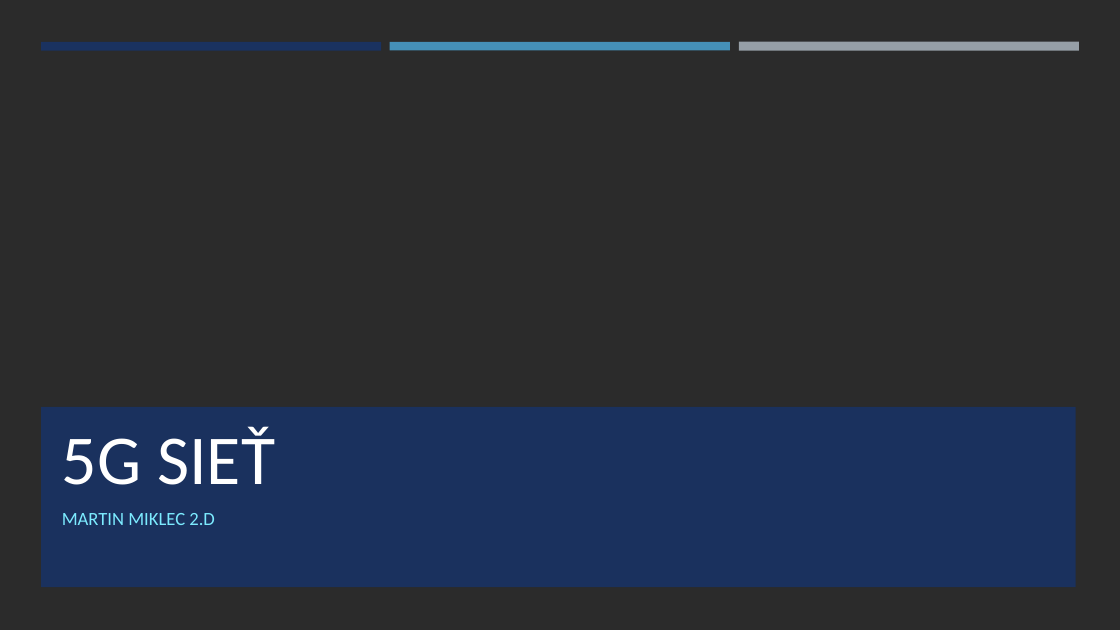
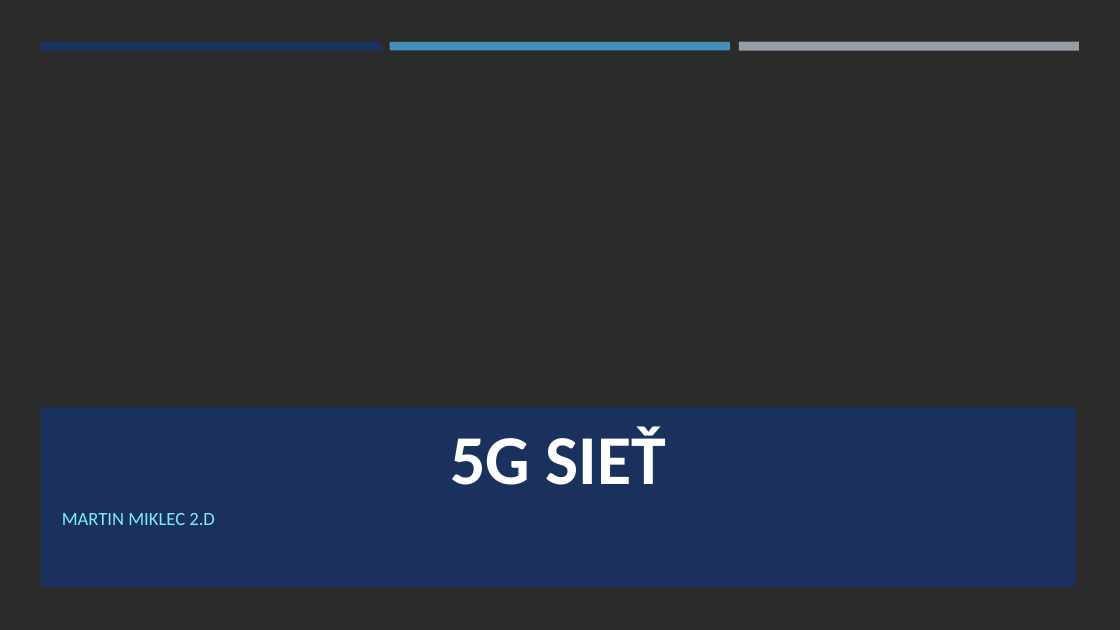
Before and after one commit to Stypec/Rocnikovy-projekt, a slide deck: slide 1 of 5g sieť.pptx. Drawn at 1120x630 pixels with LibreOffice and Linux fonts; fonts in the diff are those of the drawing; background and template pictures are left out; a plain dark background stands for a picture behind light text. Boxes give left, top, right and bottom in pixels: in the first picture for what was removed or moved away, otherwise in the second. Text is boxed around its words. In the diff, an @@ line names an element or a change of style, - is before the commit and + after.

```diff
--- a/5g sieť.pptx
+++ b/5g sieť.pptx
@@ title "5G SIEŤ" at <box>450,426,666,485</box>: bold on; alignment left to centre @@
```
Also in this commit, not shown: 3 other files.
